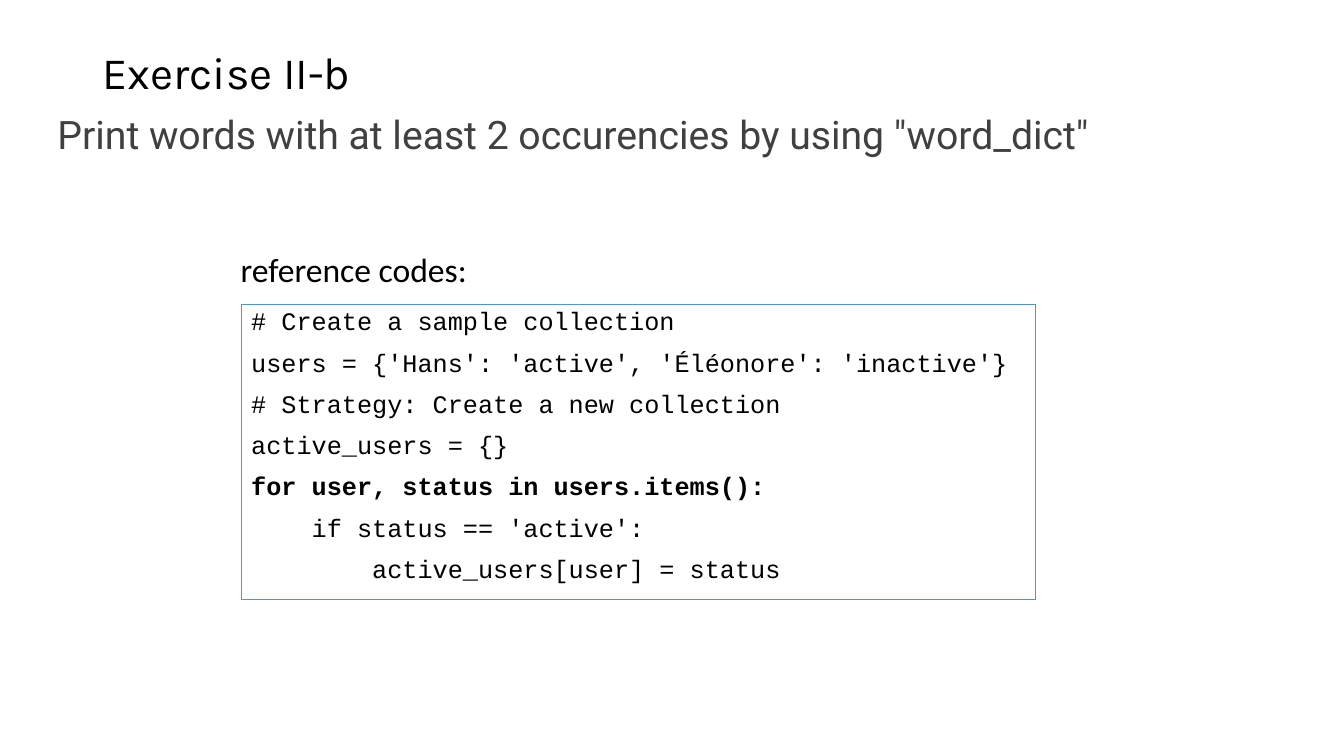
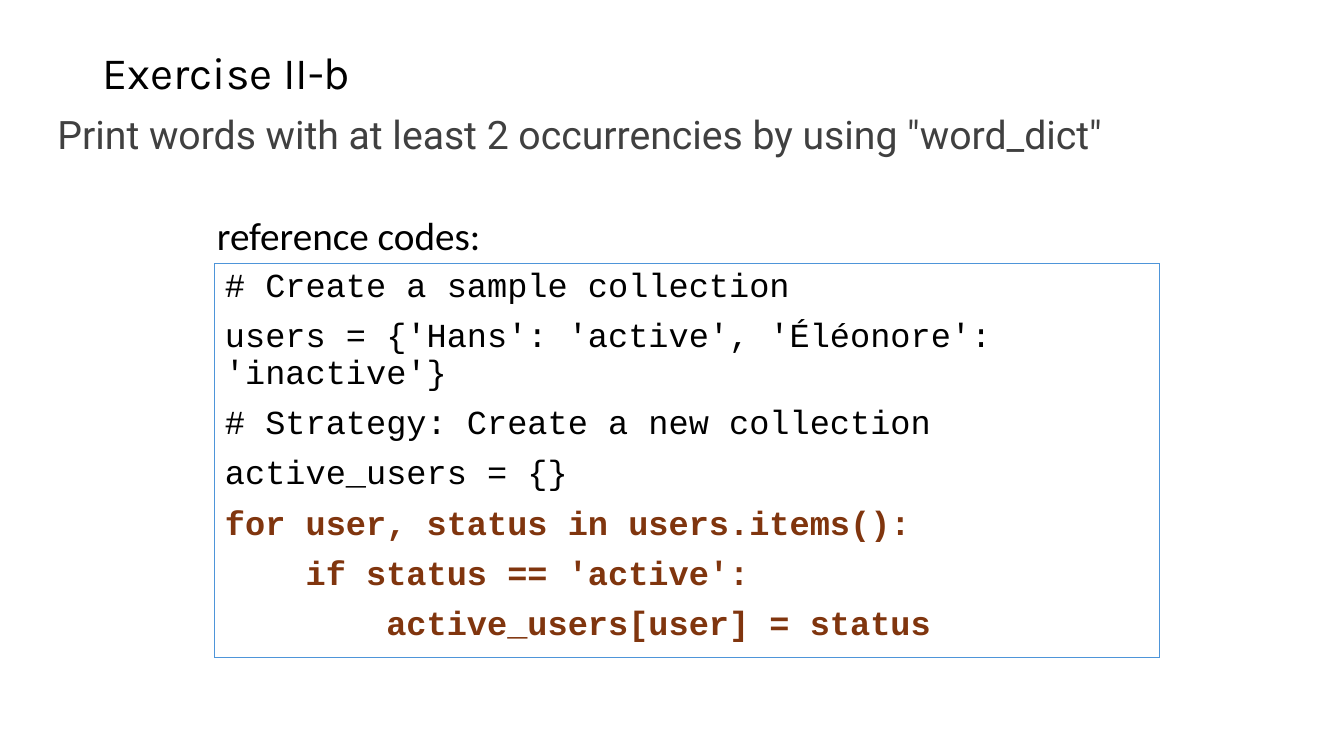
Before and after one commit to liu3zhenlab/teaching, a slide deck: slide 22 of PLPTH813Bioinformatis/2025/1_lecture/lecture16_Python.pptx (slide 21 before the commit). Drawn at 1344x756 pixels with LibreOffice and Linux fonts; fonts in the diff are those of the drawing. Boxes give left, top, right and bottom in pixels: in the first picture for what was removed or moved away, otherwise in the second. Text is boxed around its words. In the diff, an @@ line names an element or a change of style, - is before the commit and + after.

```diff
--- a/PLPTH813Bioinformatis/2025/1_lecture/lecture16_Python.pptx
+++ b/PLPTH813Bioinformatis/2025/1_lecture/lecture16_Python.pptx
@@ text at (57, 119, 1102, 158): text changed @@
-Print words with at least 2 occurencies by using "word_dict"
+Print words with at least 2 occurrencies by using "word_dict"
@@ text "reference codes:": place and size @@
-text "reference codes:" at (241, 258, 467, 283)
+text "reference codes:" at (217, 222, 481, 251)
@@ text "reference codes:" at (217, 222, 481, 251): size 24 to 28 pt @@
@@ rectangle "# Create a sample collection": place and size @@
-rectangle "# Create a sample collection" at (241, 304, 1035, 600)
+rectangle "# Create a sample collection" at (215, 264, 1159, 658)
@@ rectangle "# Create a sample collection" at (215, 264, 1159, 658): size 18 to 24 pt; text colour #000000 to #80350E in "for user, status in users.items():", "if status == 'active':", "active_users[user] = status"; bold on in "if status == 'active':", "active_users[user] = status" @@
```
Also in this commit, not shown: 13 other slides changed, 1 slide added.
